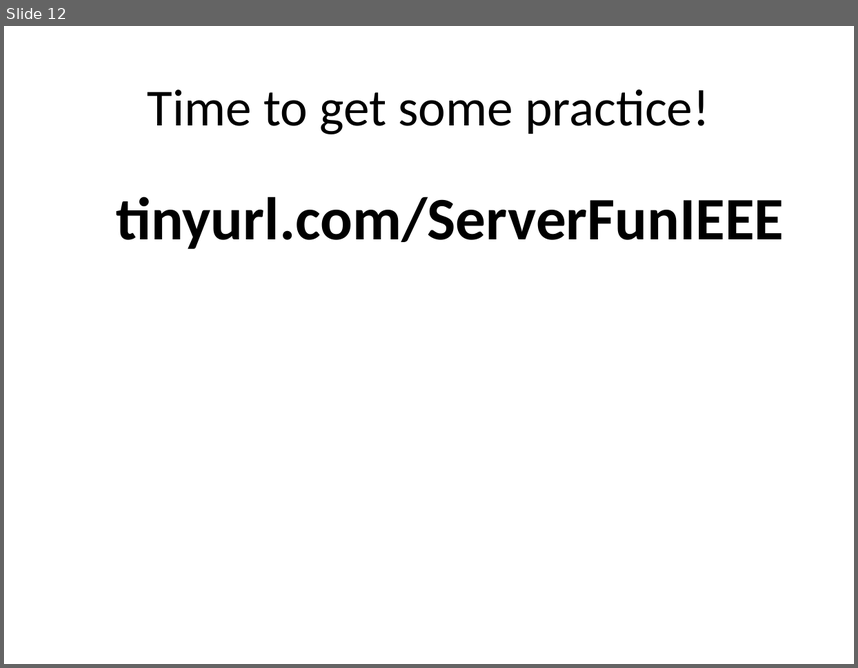
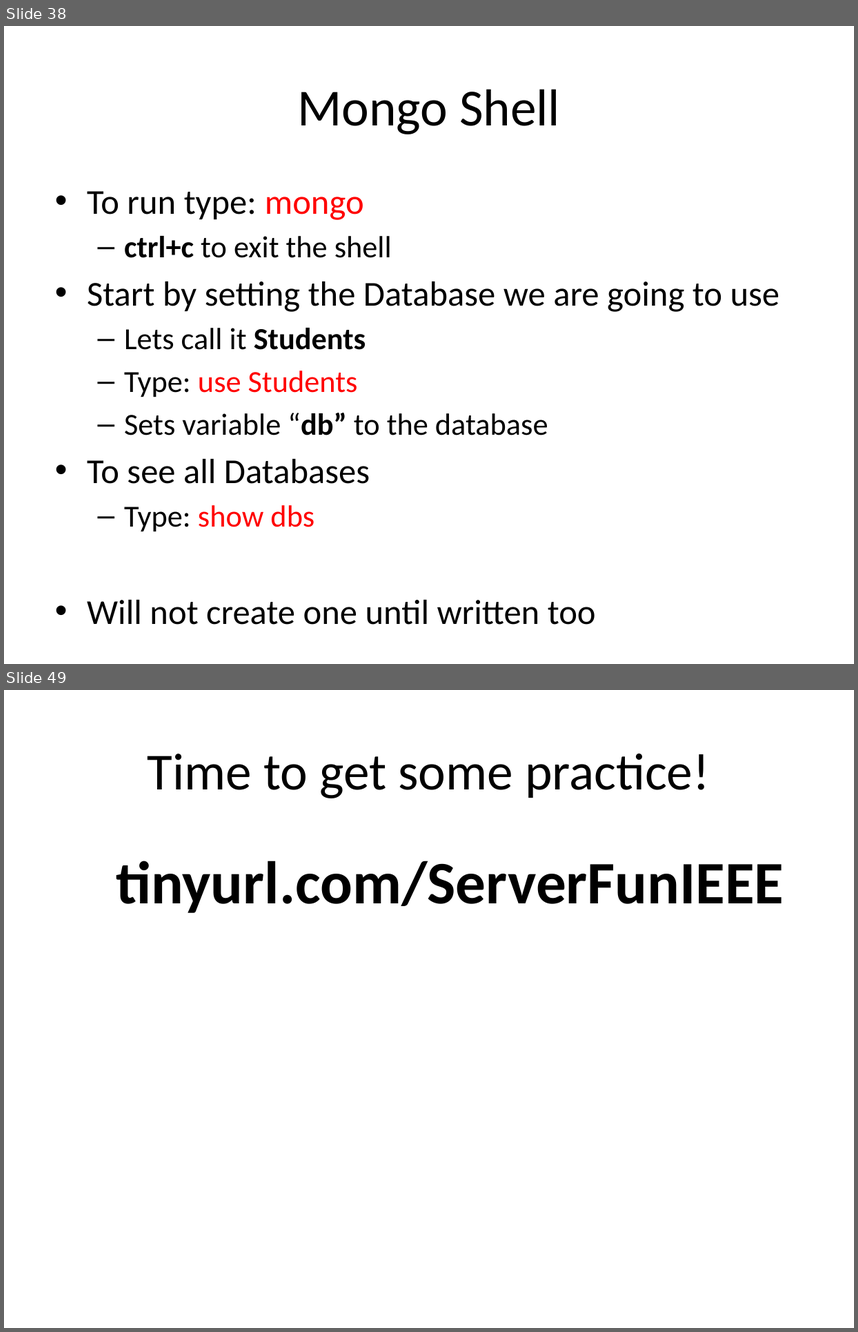
Before and after one commit to uwmadisonieee/Tutorials, a slide deck: Servers/Servers and Databases.pptx. Shown one above the other, each under a label of ours: slide 12 before the commit, slides 38 and 49 after it; the slides between them are not shown. The pictures are 858x668 and 858x1332 pixels, drawn with LibreOffice and Linux fonts; fonts in the diff are those of the drawing. Boxes give left, top, right and bottom in pixels: in the first picture for what was removed or moved away, otherwise in the second. Text is boxed around its words. In the diff, an @@ line names an element or a change of style, - is before the commit and + after.

```diff
--- a/Servers/Servers and Databases.pptx
+++ b/Servers/Servers and Databases.pptx
@@ slide 38 added at [4, 26, 854, 664], background #FFFFFF @@
@@ title added at [297, 89, 560, 134], 44 pt, text #000000 @@
+Mongo Shell
@@ text added at [87, 191, 780, 624], 29.6 pt, text #000000 @@
+• To run type: mongo
+  – ctrl+c to exit the shell
+• Start by setting the Database we are going to use
+  – Lets call it Students
+  – Type: use Students
+  – Sets variable “db” to the database
+• To see all Databases
+  – Type: show dbs
+• Will not create one until written too
@@ what was slide 12 is now slide 49 @@
```
Also in this commit, not shown: 3 slides changed, 36 other slides added, 1 other file.
